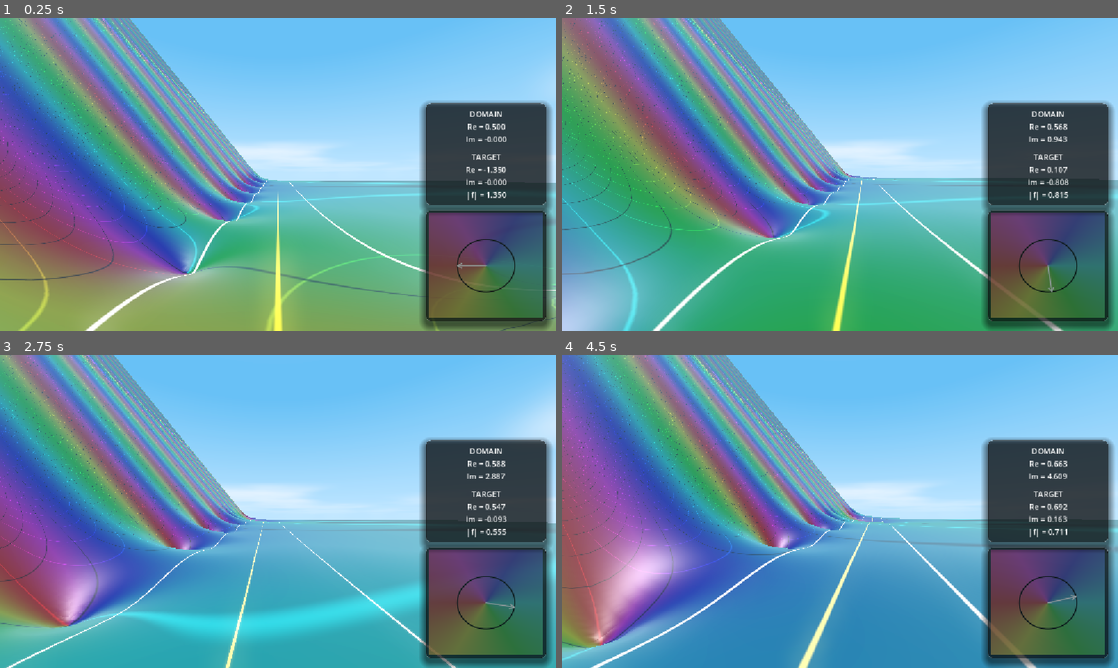
Above: before the commit, frames 1-4 (two rows, left to right).
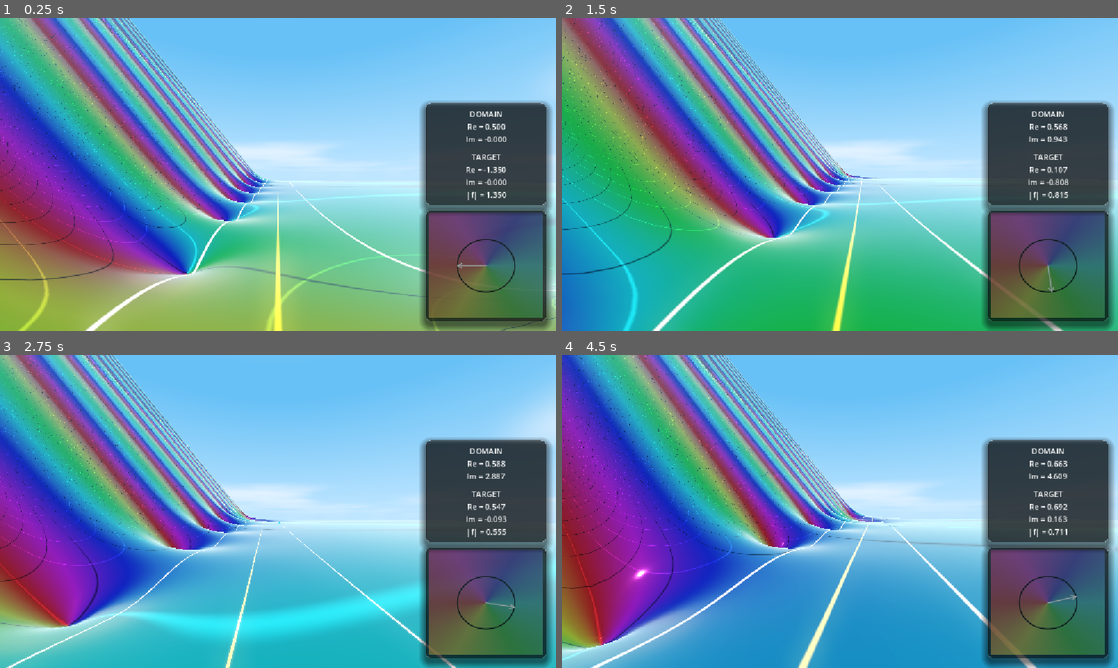
Above: after the commit, the same moments.

Repository: allanino/complex-functions-explorer
Game: Godot game, scene res://scenes/main.tscn
Same seed, same stepped clock (60 frames per second), same inputs: the game is played once before the commit and once after it.
Inputs (mouse positions are in pixels of both pictures, inside the frame that each line leads up to):
- Up to frame 1 (0.25 s): no input
- Up to frame 2 (1.5 s): tap Enter at 0.5 s; move the mouse to (867, 174) at 0.52 s; hold W (move_forward) from 0.53 s (still down); tap G at 0.6 s; tap Space at 0.77 s; move the mouse to (812, 174) at 1.27 s; tap C at 1.35 s
- Up to frame 3 (2.75 s): keep holding W (move_forward); tap Space at 1.52 s; move the mouse to (289, 505) at 2.02 s; hold Shift from 2.03 s (still down)
- Up to frame 4 (4.5 s): keep holding W (move_forward); move the mouse to (834, 517) at 2.77 s; release Shift at 2.78 s; tap Ctrl at 2.85 s; tap Space at 3.02, 3.77 s; move the mouse to (878, 514) at 3.52 s; tap G at 3.6 s; move the mouse to (795, 508) at 4.27 s; tap C at 4.35 s

The runs differ from the first frame. In frame 1, 21% of the frame differs, in the area x 0-100%, y 0-100%; in frame 2, 23%; in frame 3, 21%; in frame 4, 27%.

Commit message:
Improve material looks

Diff:
--- a/shaders/terrain.gdshader
+++ b/shaders/terrain.gdshader
@@ -87,7 +87,7 @@
         NORMAL = normalize(cross(dFdy(VERTEX), dFdx(VERTEX)));
     }
 
-    ALBEDO = base * 0.4;
+    ALBEDO = base * 0.5;
     vec3 final_emission = base * 0.05;
 
     // Only apply the lines rendering for zeta (at x = 0, x = 5.0, x = 10.0)
@@ -122,10 +122,10 @@
     }
 
     float fresnel = pow(1.0 - dot(NORMAL, VIEW), 3.0);
-    final_emission += fresnel * 0.05;
+    final_emission += fresnel * 0.03;
 
     EMISSION = final_emission;
-	ROUGHNESS = 0.4;
-	METALLIC = 0.2;
-	SPECULAR = 0.5;
+	ROUGHNESS = 0.05;
+	METALLIC = 0.4;
+	SPECULAR = 0.2;
 }
